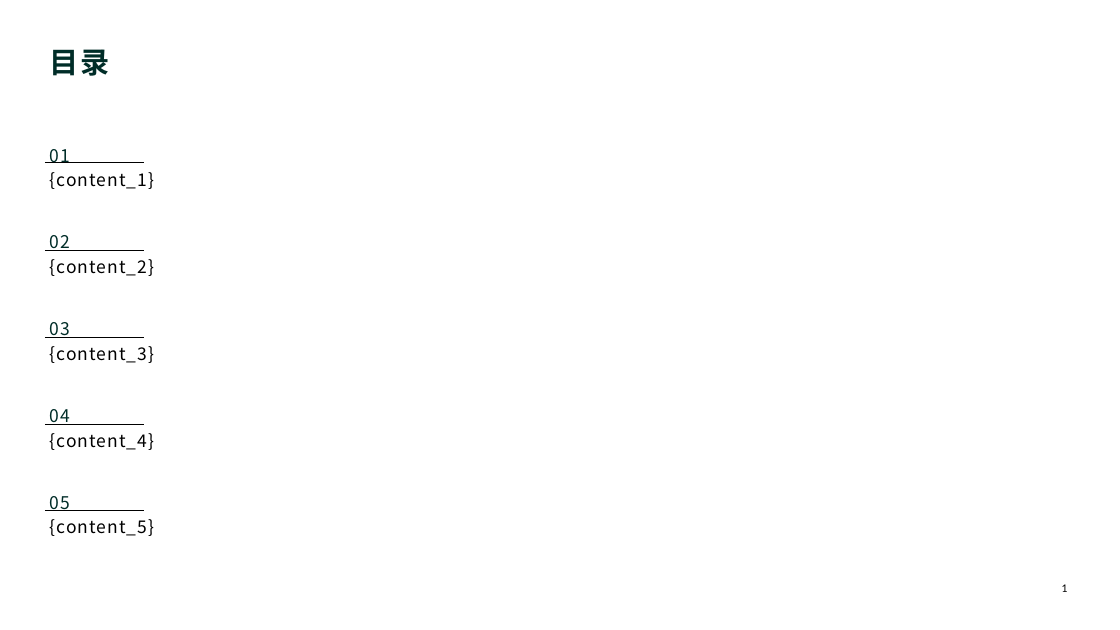
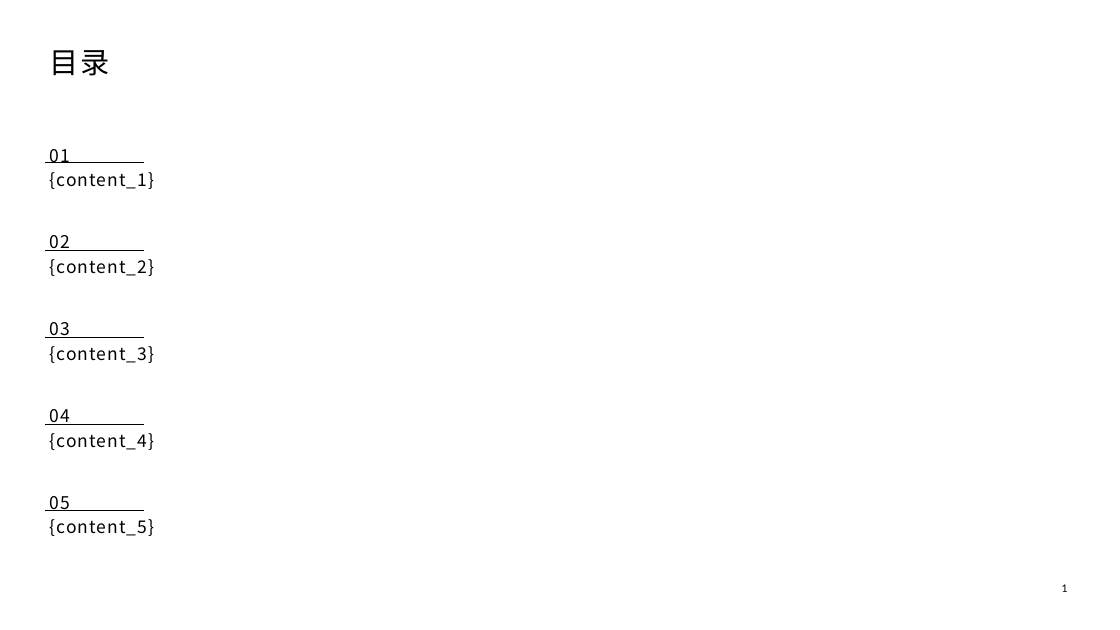
Before and after one commit to set718/PPT-Agent, a slide deck: slide 1 of templates/table_of_contents_slides.pptx. Drawn at 1120x630 pixels with LibreOffice and Linux fonts; fonts in the diff are those of the drawing. Boxes give left, top, right and bottom in pixels: in the first picture for what was removed or moved away, otherwise in the second. Text is boxed around its words. In the diff, an @@ line names an element or a change of style, - is before the commit and + after.

```diff
--- a/templates/table_of_contents_slides.pptx
+++ b/templates/table_of_contents_slides.pptx
@@ text "目录" at bbox=[50, 50, 110, 76]: text colour #002D28 to #000000, bold off @@
@@ text colour #002D28 to #000000 in 5 elements at bbox=[50, 149, 70, 163], bbox=[50, 235, 70, 251], bbox=[50, 322, 70, 338], bbox=[50, 409, 70, 425], bbox=[50, 496, 70, 511] @@
```
Also in this commit, not shown: 8 other files.
